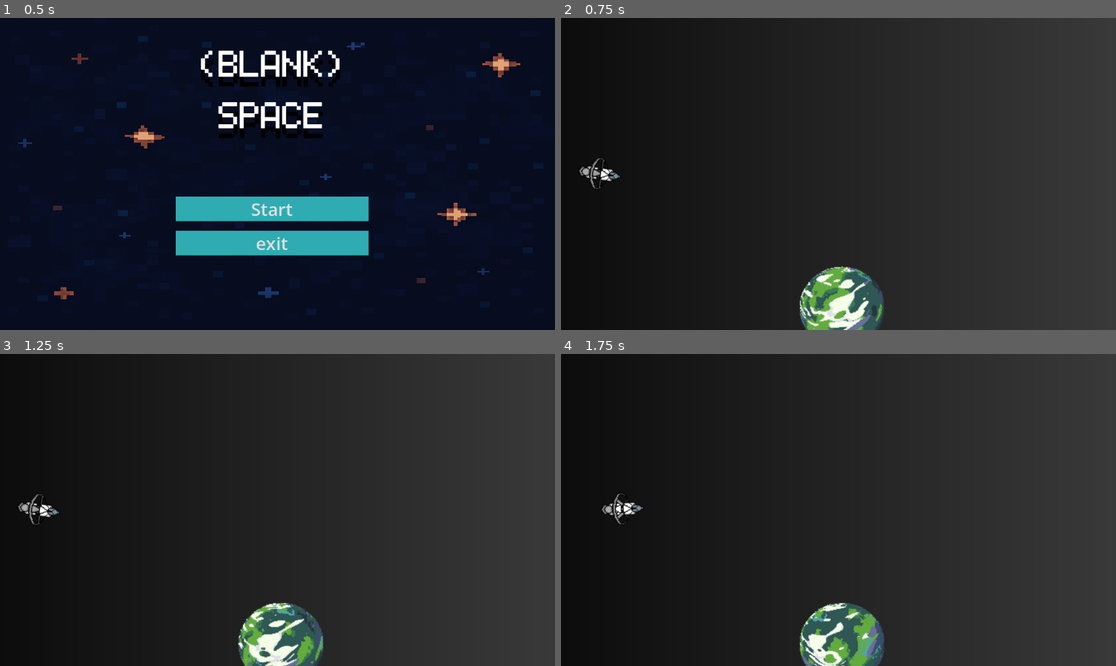
Above: before the commit, frames 1-4 (two rows, left to right).
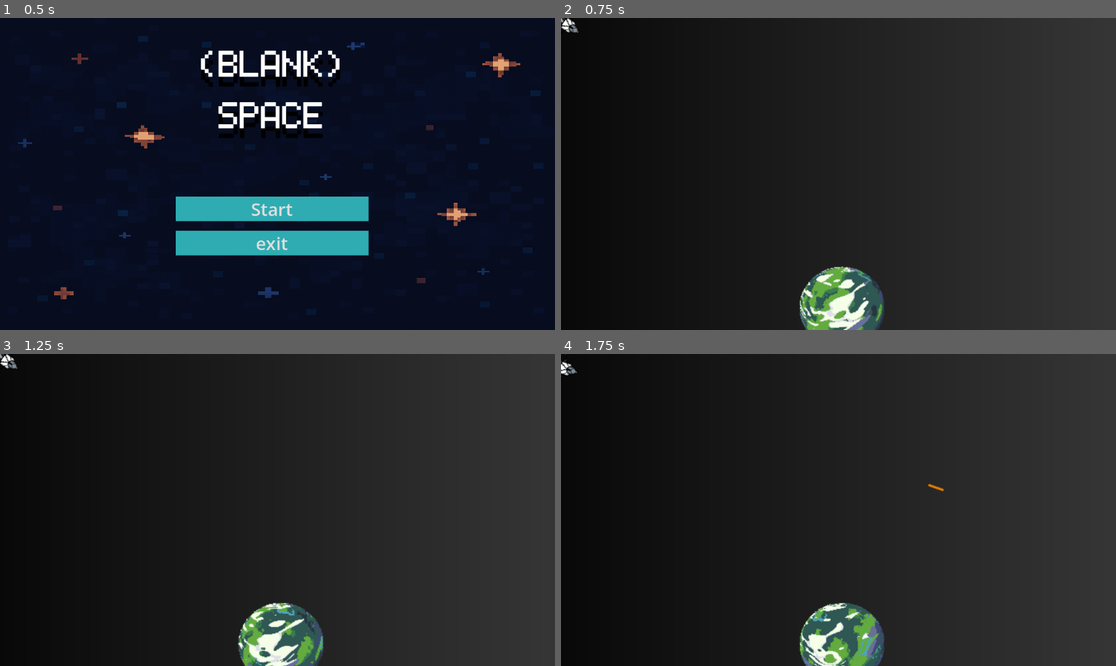
Above: after the commit, the same moments.

Repository: adamsutan/project-space-game
Game: Godot game, scene res://main menu.tscn
Two runs of this game, one before a commit and one after it. Both use one fixed random seed, a clock stepped at 60 frames per second and the inputs below.
Inputs (mouse positions are in pixels of both pictures, inside the frame that each line leads up to):
- Up to frame 1 (0.5 s): no input
- Up to frame 2 (0.75 s): click "Start" at 0.5 s
- Up to frame 3 (1.25 s): no input
- Up to frame 4 (1.75 s): move the mouse to (960, 494) at 1.27 s; hold D (strafe_right) from 1.28 s (still down); click (960, 494) at 1.35 s

Frame 1 is identical in both runs. In frame 2, 0.3% of the frame differs, in the area x 0-11%, y 0-55%; in frame 3, 0.3%; in frame 4, 0.4%, in the area x 0-70%, y 0-55%.

Commit message:
shooting

Diff:
--- /dev/null
+++ b/bullet.gd
@@ -0,0 +1,13 @@
+extends CharacterBody2D
+var pos: Vector2
+var rota: float
+var dir: float
+var speed= 2000
+
+func _ready():
+	global_position=pos
+	global_rotation=rota
+
+func _physics_process(delta):
+	velocity=Vector2(speed,0).rotated(dir)
+	move_and_slide()
--- /dev/null
+++ b/bullet.tscn
@@ -0,0 +1,21 @@
+[gd_scene load_steps=4 format=3 uid="uid://c8t7l5snftsnf"]
+
+[ext_resource type="Texture2D" uid="uid://c8jq2n3iyma4t" path="res://assets/projectile/bullet.png" id="1_v7oki"]
+[ext_resource type="Script" uid="uid://djrt37ifnedbm" path="res://bullet.gd" id="1_v8qja"]
+
+[sub_resource type="CapsuleShape2D" id="CapsuleShape2D_v8qja"]
+radius = 3.0
+height = 38.0
+
+[node name="Bullet" type="CharacterBody2D"]
+script = ExtResource("1_v8qja")
+
+[node name="Picbull" type="Sprite2D" parent="."]
+position = Vector2(42, 1)
+scale = Vector2(0.5, 0.469)
+texture = ExtResource("1_v7oki")
+
+[node name="CollisionShape2D" type="CollisionShape2D" parent="."]
+position = Vector2(40, 0)
+rotation = 1.5707964
+shape = SubResource("CapsuleShape2D_v8qja")
--- a/flying test.tscn
+++ b/flying test.tscn
@@ -3,7 +3,6 @@
 [ext_resource type="Script" uid="uid://d4gnp6oxmof4r" path="res://node_2d.gd" id="1_2rouq"]
 [ext_resource type="Script" uid="uid://brbn61eds2y68" path="res://ship.gd" id="2_musmr"]
 [ext_resource type="Texture2D" uid="uid://c1bjgetqa20gu" path="res://assets/spaceship/spaceship_new_vertical.png" id="3_olrgg"]
-[ext_resource type="Script" uid="uid://c8hwhv2bea7hg" path="res://ship_sprite_rotation.gd" id="4_olrgg"]
 [ext_resource type="Texture2D" uid="uid://b0us3acdt2jog" path="res://assets/planet/3768899871.png" id="5_olrgg"]
 
 [sub_resource type="AtlasTexture" id="AtlasTexture_musmr"]
@@ -386,6 +385,10 @@
 "speed": 9.0
 }]
 
+[sub_resource type="CapsuleShape2D" id="CapsuleShape2D_olrgg"]
+radius = 31.0
+height = 96.0
+
 [sub_resource type="Gradient" id="Gradient_pe0x1"]
 offsets = PackedFloat32Array(0, 0.975904, 0.981928, 0.993976, 1)
 colors = PackedColorArray(0, 0, 0, 1, 0.228916, 0.228916, 0.228916, 1, 0.174699, 0.174699, 0.174699, 1, 0.295181, 0.295181, 0.295181, 1, 1, 1, 1, 1)
@@ -404,17 +407,26 @@
 frame_progress = 0.51418
 
 [node name="Ship" type="CharacterBody2D" parent="."]
+position = Vector2(-3, -1)
 script = ExtResource("2_musmr")
 
 [node name="AnimatedSprite2D" type="AnimatedSprite2D" parent="Ship"]
-position = Vector2(71, 322)
+position = Vector2(2.0000076, 3.0000305)
+scale = Vector2(0.9140625, 1.0092592)
 sprite_frames = SubResource("SpriteFrames_bmdv0")
 autoplay = "default"
 frame_progress = 0.6353088
-script = ExtResource("4_olrgg")
+
+[node name="CollisionShape2D" type="CollisionShape2D" parent="Ship"]
+position = Vector2(8, -1)
+rotation = 1.5707964
+shape = SubResource("CapsuleShape2D_olrgg")
+
+[node name="Node2D" type="Node2D" parent="Ship"]
+position = Vector2(56, 3)
 
 [node name="Sprite2D" type="Sprite2D" parent="."]
 z_index = -4096
-position = Vector2(443.5001, 345.50003)
+position = Vector2(538, 402)
 scale = Vector2(5.988282, 983.0001)
 texture = SubResource("GradientTexture1D_bmdv0")
--- a/project.godot
+++ b/project.godot
@@ -58,6 +58,11 @@
 "events": [Object(InputEventKey,"resource_local_to_scene":false,"resource_name":"","device":-1,"window_id":0,"alt_press …(191 unchanged characters)…
 ]
 }
+shoot={
+"deadzone": 0.2,
+"events": [Object(InputEventMouseButton,"resource_local_to_scene":false,"resource_name":"","device":-1,"window_id":0,"alt_pressed":false,"shift_pressed":false,"ctrl_pressed":false,"meta_pressed":false,"button_mask":0,"position":Vector2(0, 0),"global_position":Vector2(0, 0),"factor":1.0,"button_index":1,"canceled":false,"pressed":false,"double_click":false,"script":null)
+]
+}
 
 [rendering]
 
--- a/ship.gd
+++ b/ship.gd
@@ -10,22 +10,19 @@
 @export var boost_damp_scale: float = 0.7   # drag sedikit berkurang saat boost
 @export var brake_accel: float = 1200.0     # pengereman aktif
 
+
 var _thrusting := false
 var _boosting := false
+var bullet_path=preload("res://bullet.tscn")
+
 
 func _physics_process(delta: float) -> void:
 	var accel := Vector2.ZERO
-	#var turning := 0.0
+	look_at(get_global_mouse_position())
+	if Input.is_action_just_pressed("shoot"):
+		fire()
 
-	## --- Rotasi (Q/E) ---
-	#if Input.is_action_pressed("turn_left"):
-		#turning -= 1.0
-	#if Input.is_action_pressed("turn_right"):
-		#turning += 1.0
-	#rotation += turning * rotation_speed * delta
 
-	#var target_angle := (get_global_mouse_position() - global_position).angle()
-	#rotation = lerp_angle(rotation, target_angle, 10.0 * delta)
 
 
 	_boosting = Input.is_action_pressed("boost")
@@ -34,20 +31,22 @@
 	var forward := Vector2.UP.rotated(rotation)     # "hidung" kapal
 	var right := Vector2.RIGHT.rotated(rotation)    # kanan kapal
 
-	# --- Thrust maju/mundur ---
-	_thrusting = false
-	if Input.is_action_pressed("thrust_forward"):
-		accel += forward * thrust_accel
-		_thrusting = true
-	elif Input.is_action_pressed("thrust_reverse"):
-		accel -= forward * reverse_accel
-		_thrusting = true
+	## --- Thrust maju/mundur ---
+	#_thrusting = false
+	#if Input.is_action_pressed("thrust_forward"):
+		#accel += forward * thrust_accel
+		#_thrusting = true
+	#elif Input.is_action_pressed("thrust_reverse"):
+		#accel -= forward * reverse_accel
+		#_thrusting = true
+
+#maju mundur pakai strafe. kiri kanan pakai thrust
 
 	# --- Strafe kiri/kanan (A/D) ---
-	if Input.is_action_pressed("strafe_left"):
+	if Input.is_action_pressed("thrust_reverse"):
 		accel -= right * strafe_accel
 		_thrusting = true
-	if Input.is_action_pressed("strafe_right"):
+	if Input.is_action_pressed("thrust_forward"):
 		accel += right * strafe_accel
 		_thrusting = true
 
@@ -75,3 +74,10 @@
 		velocity = velocity.normalized() * current_max_speed
 
 	move_and_slide()
+
+func fire():
+	var bullet=bullet_path.instantiate()
+	bullet.dir=rotation
+	bullet.pos=$Node2D.global_position
+	bullet.rota=global_rotation
+	get_parent().add_child(bullet)
Binary file added: assets/projectile/bullet.png
Not shown, added: assets/projectile/bullet.png.import
Not shown, added: bullet.gd.uid
